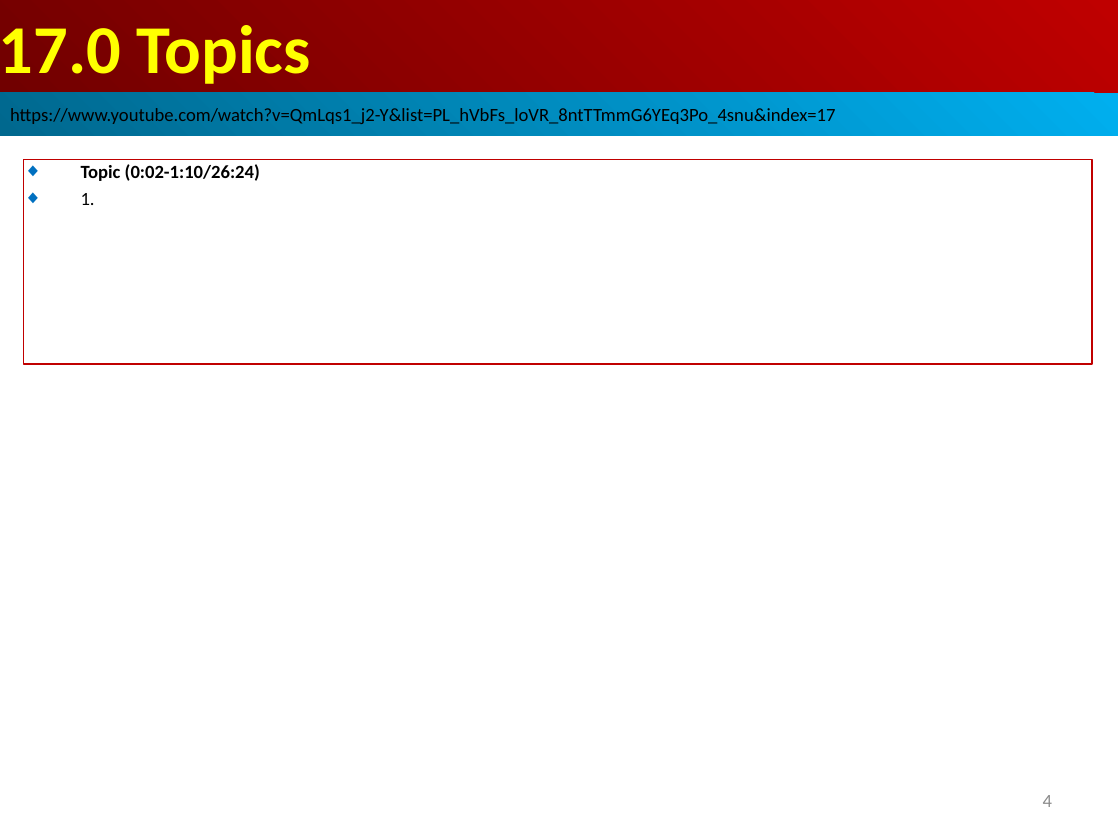
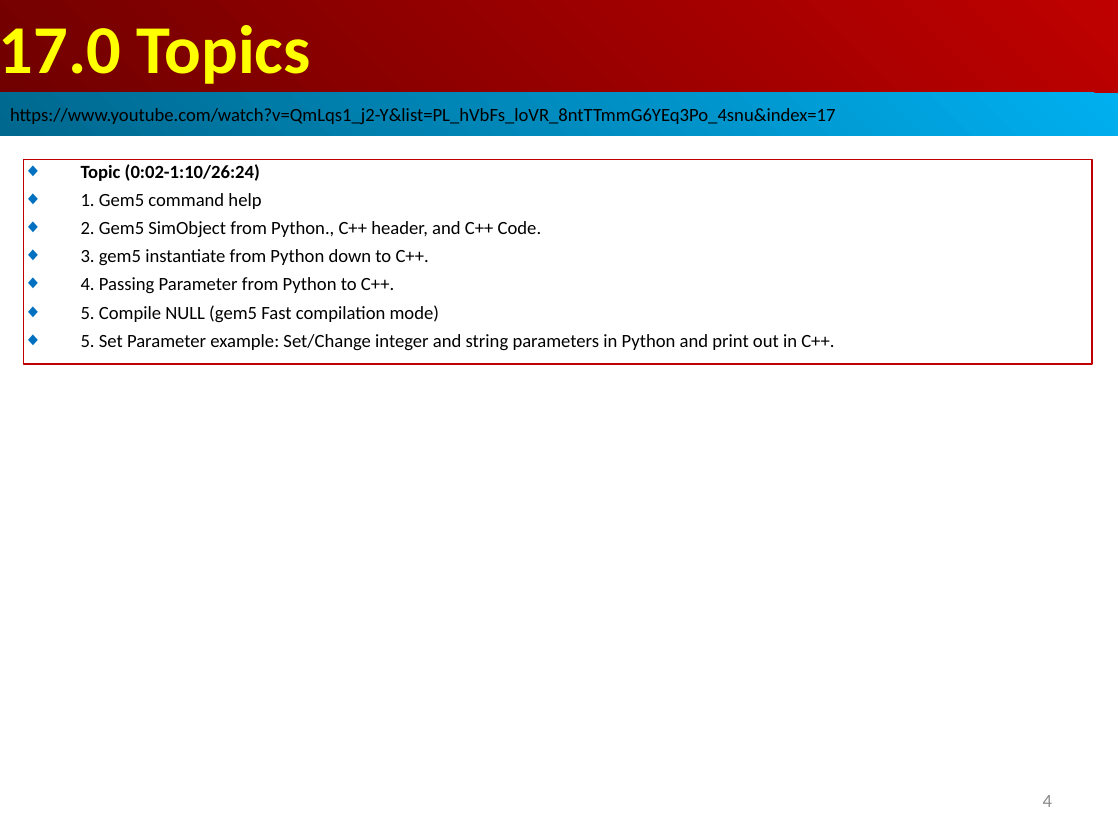
Before and after one commit to peterhchen/AIU_CS850_Gem5_McPAT, a slide deck: slide 4 of 050_Gem5/017.SimObj_02/000_Video/017.SimObj_02.ppt. Drawn at 1120x840 pixels with LibreOffice and Linux fonts; fonts in the diff are those of the drawing. Boxes give left, top, right and bottom in pixels: in the first picture for what was removed or moved away, otherwise in the second. Text is boxed around its words. In the diff, an @@ line names an element or a change of style, - is before the commit and + after.

```diff
--- a/050_Gem5/017.SimObj_02/000_Video/017.SimObj_02.ppt
+++ b/050_Gem5/017.SimObj_02/000_Video/017.SimObj_02.ppt
@@ text in rectangle at bbox=[81, 193, 834, 351]: text changed @@
-◆ 1.
+◆ 1. Gem5 command help
+◆ 2. Gem5 SimObject from Python., C++ header, and C++ Code.
+◆ 3. gem5 instantiate from Python down to C++.
+◆ 4. Passing Parameter from Python to C++.
+◆ 5. Compile NULL (gem5 Fast compilation mode)
+◆ 5. Set Parameter example: Set/Change integer and string parameters in Python and print out in C++.
```
Also in this commit, not shown: 1 other slide changed, 7 slides added.
